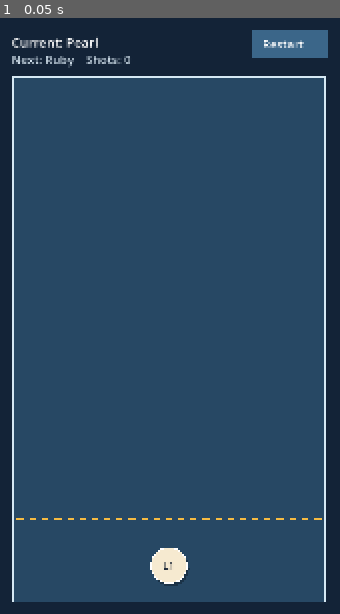
Above: before the commit, frame 1.
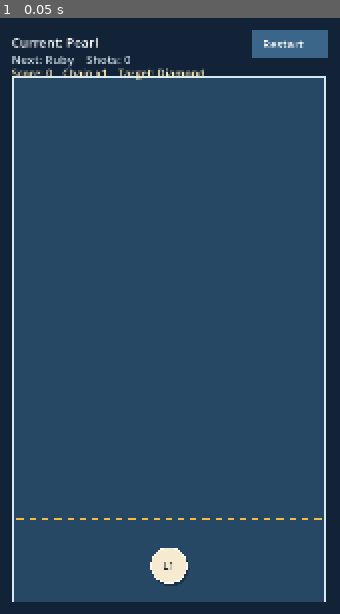
Above: after the commit, the same moment.

Repository: owais6153/game
Game: Godot game, scene res://scenes/Game.tscn
The game is run twice, just before and just after one commit, with the same random seed, the same clock (stepped at 60 frames per second) and the same inputs.
Inputs:
- Up to frame 1 (0.05 s): no input

The runs differ from the first frame. In frame 1, 0.4% of the frame differs, in the area x 3-60%, y 8-11%.

Commit message:
feat: add scoring win and fail gameplay loop

Diff:
--- a/scripts/game_config.gd
+++ b/scripts/game_config.gd
@@ -19,6 +19,19 @@
 const MERGE_PULSE_SCALE := 1.28
 const MERGE_CHAIN_DEPTH_CAP := 6
 const RESTART_RECT := Rect2(520.0, 58.0, 150.0, 54.0)
+const OVERLAY_BUTTON_RECT := Rect2(220.0, 770.0, 280.0, 64.0)
+const OVERLAY_FADE_DURATION := 0.18
+const TARGET_LEVEL := 5
+const DANGER_GRACE_DURATION := 0.75
+const MERGE_SCORE_BY_RESULT_LEVEL := {
+	2: 10,
+	3: 25,
+	4: 60,
+	5: 150,
+}
+
+static func merge_score_for_result_level(level: int) -> int:
+	return int(MERGE_SCORE_BY_RESULT_LEVEL.get(level, 0))
 
 static func gem_name(level: int) -> String:
 	match level:
--- a/scripts/game_controller.gd
+++ b/scripts/game_controller.gd
@@ -9,6 +9,11 @@
 var shot_count := 0
 var dragging := false
 var merge_presentations: Array[Dictionary] = []
+var score := 0
+var chain_multiplier := 1
+var danger_timers: Dictionary = {}
+var won := false
+var failed := false
 
 # A completed shot can pass through each state only once. This prevents the
 # settled-board condition from spawning a launcher again on every frame.
@@ -26,14 +31,20 @@
 	queue_redraw()
 
 func _process(delta: float) -> void:
+	if won or failed:
+		_update_merge_presentations(delta)
+		queue_redraw()
+		return
 	simulation.step(pieces, delta, merge_service)
 	var result := merge_service.resolve(pieces, next_piece_id)
 	pieces = result.pieces
 	next_piece_id = result.next_id
-	for merge_event in result.presentation_events:
-		merge_event.elapsed = 0.0
-		merge_presentations.append(merge_event)
+	_apply_confirmed_merge_events(result.presentation_events)
 	_update_merge_presentations(delta)
+	_update_danger_timers(delta)
+	if won or failed:
+		queue_redraw()
+		return
 	if result.merge_count > 0:
 		if get_active_piece() == null:
 			active_piece_id = -1
@@ -57,6 +68,7 @@
 		LauncherState.SPAWNING_NEXT:
 			if all_pieces_settled() and spawn_active_piece():
 				launcher_state = LauncherState.READY_TO_AIM
+				chain_multiplier = 1
 
 func lifecycle_name() -> String:
 	return LauncherState.keys()[launcher_state]
@@ -72,6 +84,10 @@
 		move_active_to(event.position.x)
 
 func _handle_pointer(pointer: Vector2, pressed: bool) -> void:
+	if won or failed:
+		if pressed and GameConfig.OVERLAY_BUTTON_RECT.has_point(pointer):
+			restart()
+		return
 	if pressed:
 		if GameConfig.RESTART_RECT.has_point(pointer):
 			restart()
@@ -128,9 +144,48 @@
 	next_level = 1
 	active_piece_id = -1
 	shot_count = 0
+	score = 0
+	chain_multiplier = 1
+	danger_timers.clear()
+	won = false
+	failed = false
 	dragging = false
 	launcher_state = LauncherState.SPAWNING_NEXT
 	_advance_launcher_lifecycle()
+
+func _apply_confirmed_merge_events(events: Array[Dictionary]) -> void:
+	var resolution_multiplier := 1
+	for merge_event in events:
+		var result_level: int = int(merge_event.level)
+		chain_multiplier = resolution_multiplier
+		score += GameConfig.merge_score_for_result_level(result_level) * chain_multiplier
+		merge_event.elapsed = 0.0
+		merge_presentations.append(merge_event)
+		if result_level == GameConfig.TARGET_LEVEL and not won:
+			won = true
+			active_piece_id = -1
+			launcher_state = LauncherState.RESOLVING
+		resolution_multiplier += 1
+
+func _update_danger_timers(delta: float) -> void:
+	var live_ids: Dictionary = {}
+	for piece in pieces:
+		live_ids[piece.id] = true
+		if piece.id == active_piece_id or piece.is_active_launcher or piece.consumed or not piece.is_settled():
+			danger_timers.erase(piece.id)
+			continue
+		if piece.position.y + piece.radius > GameConfig.DANGER_LINE_Y:
+			danger_timers[piece.id] = float(danger_timers.get(piece.id, 0.0)) + delta
+			if float(danger_timers[piece.id]) >= GameConfig.DANGER_GRACE_DURATION and not failed:
+				failed = true
+				active_piece_id = -1
+				launcher_state = LauncherState.RESOLVING
+				return
+		else:
+			danger_timers.erase(piece.id)
+	for id in danger_timers.keys():
+		if not live_ids.has(id):
+			danger_timers.erase(id)
 
 func _update_merge_presentations(delta: float) -> void:
 	for presentation in merge_presentations:
@@ -149,6 +204,7 @@
 	var current_label := GameConfig.gem_name(active.level) if active != null else "Resolving"
 	draw_string(font, Vector2(54.0, 92.0), "Current: %s" % current_label, HORIZONTAL_ALIGNMENT_LEFT, -1, 25, Color.WHITE)
 	draw_string(font, Vector2(54.0, 124.0), "Next: %s    Shots: %d" % [GameConfig.gem_name(next_level), shot_count], HORIZONTAL_ALIGNMENT_LEFT, -1, 23, Color("d9e8f3"))
+	draw_string(font, Vector2(54.0, 150.0), "Score: %d    Chain x%d    Target: %s" % [score, chain_multiplier, GameConfig.gem_name(GameConfig.TARGET_LEVEL)], HORIZONTAL_ALIGNMENT_LEFT, -1, 21, Color("fff0bb"))
 	draw_rect(GameConfig.RESTART_RECT, Color("3b6689"), true)
 	draw_string(font, Vector2(542.0, 94.0), "Restart", HORIZONTAL_ALIGNMENT_LEFT, -1, 23, Color.WHITE)
 	for piece in pieces:
@@ -158,6 +214,18 @@
 		draw_string(font, piece.position + Vector2(-12.0, 8.0), "L%d" % piece.level, HORIZONTAL_ALIGNMENT_LEFT, -1, 21, Color("172334"))
 	for presentation in merge_presentations:
 		_draw_merge_presentation(presentation)
+	if won or failed:
+		_draw_result_overlay(font)
+
+func _draw_result_overlay(font: Font) -> void:
+	draw_rect(Rect2(80.0, 420.0, 560.0, 470.0), Color(0.03, 0.08, 0.14, 0.93), true)
+	draw_rect(Rect2(80.0, 420.0, 560.0, 470.0), Color("f6bb42"), false, 3.0)
+	var title := "You created a Diamond!" if won else "Table overflowed"
+	var button := "Replay" if won else "Retry"
+	draw_string(font, Vector2(142.0, 550.0), title, HORIZONTAL_ALIGNMENT_LEFT, -1, 34, Color.WHITE)
+	draw_string(font, Vector2(270.0, 615.0), "Score: %d" % score, HORIZONTAL_ALIGNMENT_LEFT, -1, 28, Color("fff0bb"))
+	draw_rect(GameConfig.OVERLAY_BUTTON_RECT, Color("3b6689"), true)
+	draw_string(font, Vector2(320.0, 812.0), button, HORIZONTAL_ALIGNMENT_LEFT, -1, 25, Color.WHITE)
 
 func _draw_merge_presentation(presentation: Dictionary) -> void:
 	var t: float = clampf(presentation.elapsed / GameConfig.MERGE_PRESENTATION_DURATION, 0.0, 1.0)
--- a/tools/run_clean_contact_tests.gd
+++ b/tools/run_clean_contact_tests.gd
@@ -16,6 +16,10 @@
 	_test_merge_presentation_blocks_next_launcher()
 	_test_unobstructed_top_border()
 	_test_launcher_spawn_lifecycle()
+	_test_score_and_chain_runtime_path()
+	_test_win_stops_spawning()
+	_test_danger_line_failure_rules()
+	_test_overlay_reset()
 	if failures.is_empty():
 		print("CLEAN_CONTACT_TESTS: PASS")
 		quit(0)
@@ -128,6 +132,77 @@
 	_assert(controller.pieces.size() == 1 and _active_launcher_count(controller.pieces) == 1, "Restart must leave exactly one active launcher")
 	_assert(controller.lifecycle_name() == "READY_TO_AIM", "Restart must reset lifecycle to READY_TO_AIM")
 
+func _test_score_and_chain_runtime_path() -> void:
+	var controller = GameScene.instantiate()
+	controller._ready()
+	controller.pieces.append(_piece(100, 1, Vector2(300, 500)))
+	controller.pieces.append(_piece(101, 1, Vector2(360, 500)))
+	controller._process(0.0)
+	_assert(controller.score == 10, "A confirmed Pearl merge must award the Ruby score once")
+	_assert(controller.chain_multiplier == 1, "A single confirmed merge must use x1")
+	var no_merge_score: int = controller.score
+	controller.pieces.append(_piece(102, 1, Vector2(160, 500)))
+	controller.pieces.append(_piece(103, 2, Vector2(220, 500)))
+	controller._process(0.0)
+	_assert(controller.score == no_merge_score, "Collision without a valid merge must award zero score")
+	var chain_controller = GameScene.instantiate()
+	chain_controller._ready()
+	var confirmed_events: Array[Dictionary] = []
+	confirmed_events.append({"level": 2})
+	confirmed_events.append({"level": 3})
+	chain_controller._apply_confirmed_merge_events(confirmed_events)
+	_assert(chain_controller.score == 60, "Pearl merge plus Ruby chain must score 10 + (25 x2)")
+	_assert(chain_controller.chain_multiplier == 2, "A two-merge resolution must end at x2")
+	chain_controller.merge_presentations.clear()
+	chain_controller.launcher_state = chain_controller.LauncherState.RESOLVING
+	chain_controller.get_active_piece().is_active_launcher = false
+	chain_controller.active_piece_id = -1
+	chain_controller._process(0.0)
+	chain_controller._process(0.0)
+	_assert(chain_controller.chain_multiplier == 1, "Next-shot readiness must reset the chain multiplier")
+
+func _test_win_stops_spawning() -> void:
+	var controller = GameScene.instantiate()
+	controller._ready()
+	controller.pieces.append(_piece(300, 4, Vector2(300, 500)))
+	controller.pieces.append(_piece(301, 4, Vector2(360, 500)))
+	controller._process(0.0)
+	_assert(controller.won, "Creating Diamond must trigger win exactly once")
+	var count: int = controller.pieces.size()
+	for frame in range(120): controller._process(1.0 / 60.0)
+	_assert(controller.pieces.size() == count, "No launcher may spawn after win")
+
+func _test_danger_line_failure_rules() -> void:
+	var controller = GameScene.instantiate()
+	controller._ready()
+	var danger := _piece(400, 1, Vector2(300, GameConfig.DANGER_LINE_Y + 20.0))
+	controller.pieces.append(danger)
+	for frame in range(50): controller._process(1.0 / 60.0)
+	_assert(controller.failed, "A settled non-active board gem below the danger line must fail after grace")
+	var moving_controller = GameScene.instantiate()
+	moving_controller._ready()
+	var moving := _piece(401, 1, Vector2(300, GameConfig.DANGER_LINE_Y + 20.0))
+	moving.velocity = Vector2(0.0, -400.0)
+	moving_controller.pieces.append(moving)
+	for frame in range(20): moving_controller._process(1.0 / 60.0)
+	_assert(not moving_controller.failed, "A temporary moving danger-line crossing must not fail")
+	var active_controller = GameScene.instantiate()
+	active_controller._ready()
+	for frame in range(60): active_controller._process(1.0 / 60.0)
+	_assert(not active_controller.failed, "The active launcher must never trigger danger failure")
+
+func _test_overlay_reset() -> void:
+	var controller = GameScene.instantiate()
+	controller._ready()
+	controller.score = 235
+	controller.chain_multiplier = 3
+	controller.won = true
+	controller.danger_timers[99] = 1.0
+	controller.restart()
+	_assert(not controller.won and not controller.failed and controller.score == 0 and controller.chain_multiplier == 1, "Replay or Retry must clear outcome, score, and chain state")
+	_assert(controller.danger_timers.is_empty() and controller.shot_count == 0, "Replay or Retry must clear danger timers and shots")
+	_assert(controller.pieces.size() == 1 and _active_launcher_count(controller.pieces) == 1, "Replay or Retry must restore empty board plus one launcher")
+
 func _active_launcher_count(items: Array[GemPiece]) -> int:
 	var count := 0
 	for item in items:
Not shown, changed: AGENTS.md
Not shown, changed: AI_KNOWLEDGE_BASE.md
Not shown, changed: ARCHITECTURE.md
Not shown, changed: CHANGELOG.md
Not shown, added: CLEAN_CONTACT_MERGE_V3_REPORT.md
Not shown, changed: GAME_SPEC.md
Not shown, changed: README.md
